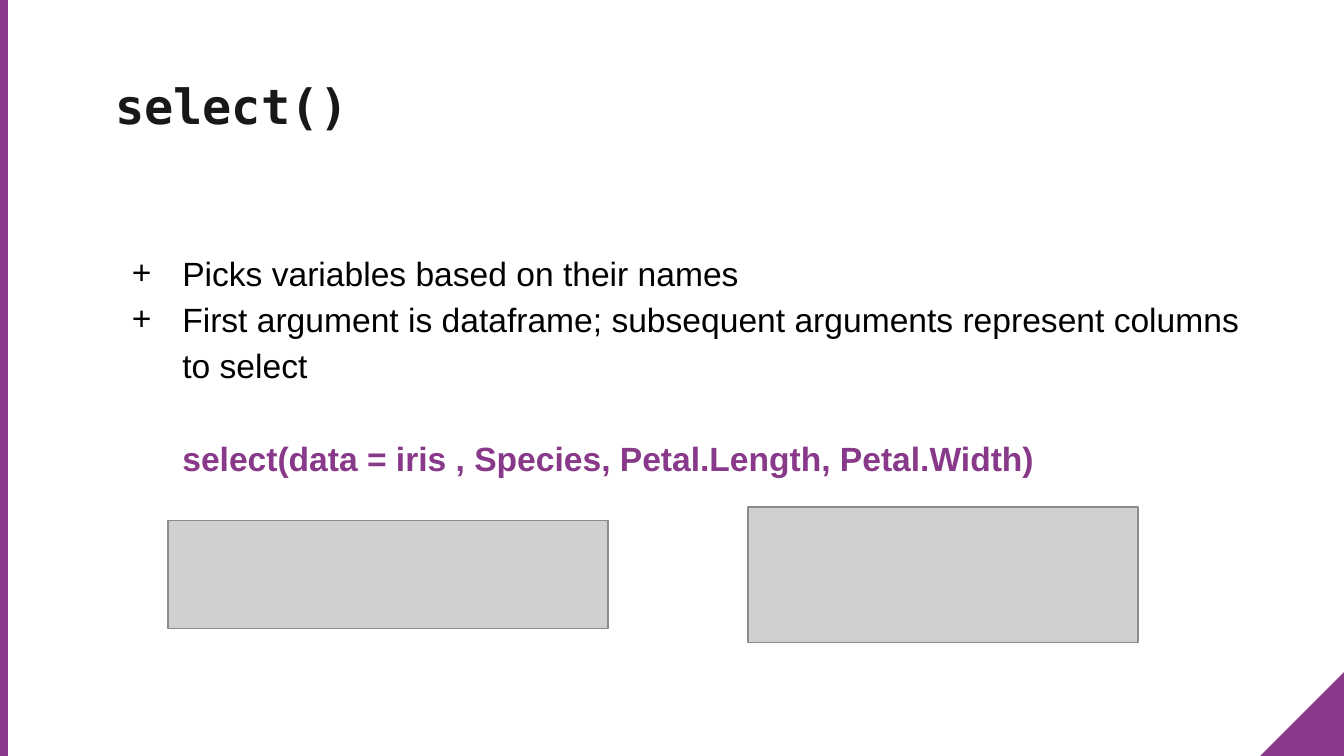
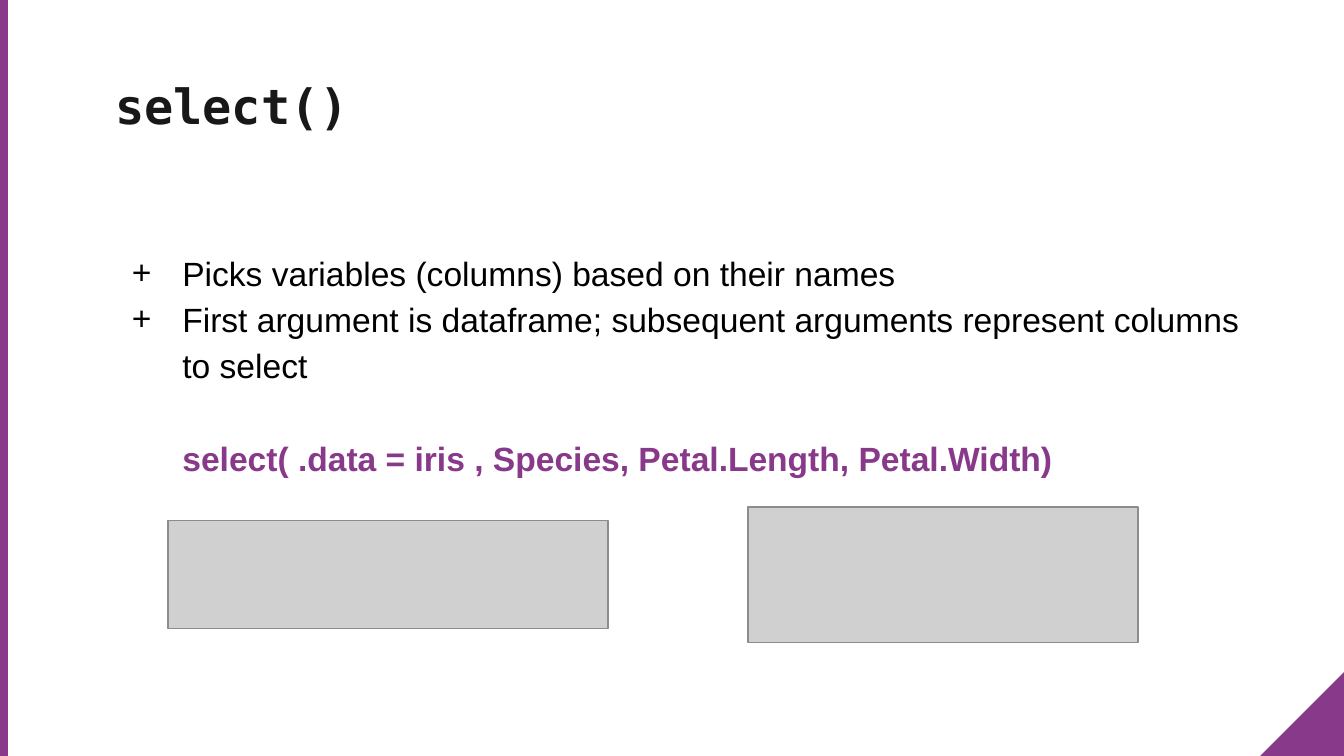
Before and after one commit to MeyerGrace/dive-into-dplyr, a slide deck: slide 12 of dive_into_dplyr.pptx. Drawn at 1344x756 pixels with LibreOffice and Linux fonts; fonts in the diff are those of the drawing; grey boxes stand for pictures; background and template pictures are left out. Boxes give left, top, right and bottom in pixels: in the first picture for what was removed or moved away, otherwise in the second. Text is boxed around its words. In the diff, an @@ line names an element or a change of style, - is before the commit and + after.

```diff
--- a/dive_into_dplyr.pptx
+++ b/dive_into_dplyr.pptx
@@ text at <box>182,261,1239,477</box>: text changed @@
-+ Picks variables based on their names
-+ First argument is dataframe; subsequent arguments represent columns to select
-  select(data = iris , Species, Petal.Length, Petal.Width)
++ Picks variables (columns) based on their names
++ First argument is dataframe; subsequent arguments represent columns to select
+  select( .data = iris , Species, Petal.Length, Petal.Width)
```
Also in this commit, not shown: 14 other slides changed, 2 other files.
